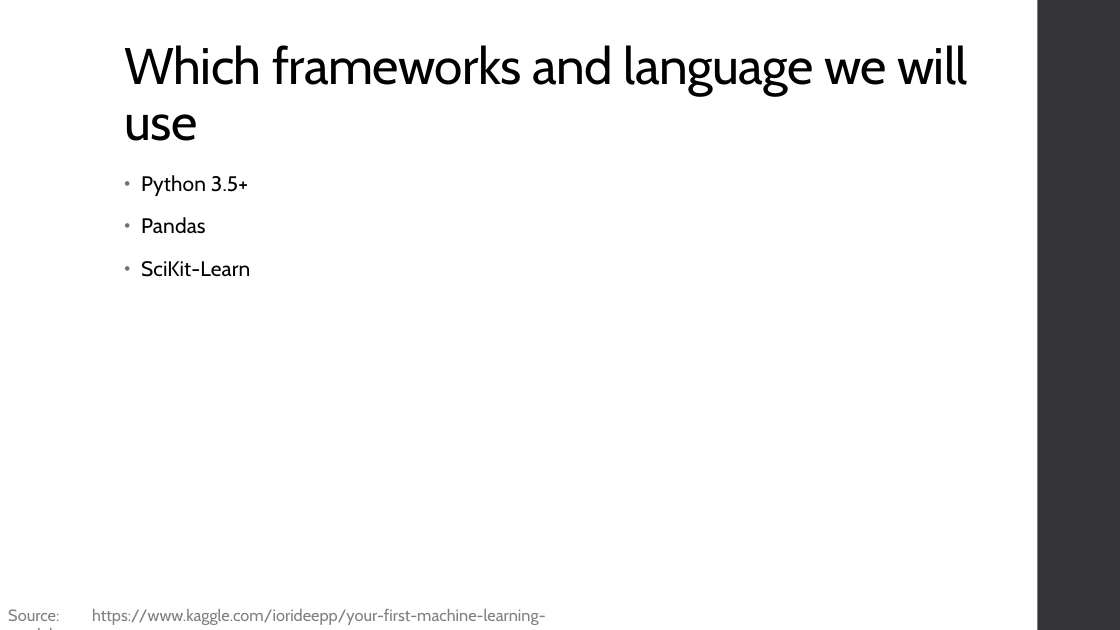
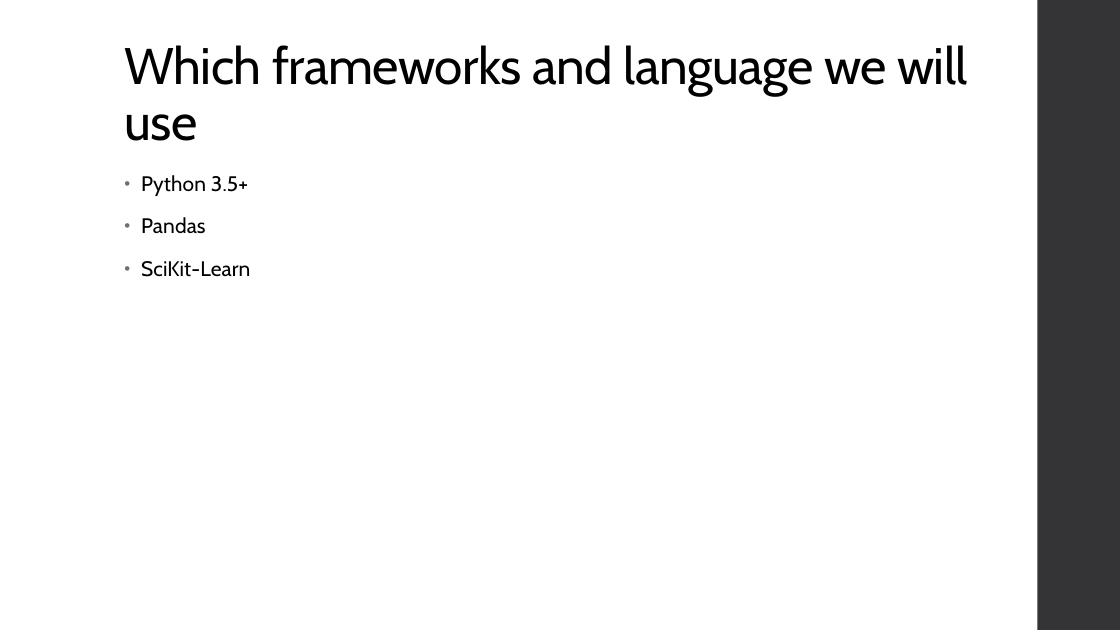
Before and after one commit to RobinRojowiec/your-first-model-ml-intro, a slide deck: slide 13 of presentation/Build your first ML Model.pptx. Drawn at 1120x630 pixels with LibreOffice and Linux fonts; fonts in the diff are those of the drawing. Boxes give left, top, right and bottom in pixels: in the first picture for what was removed or moved away, otherwise in the second. Text is boxed around its words. In the diff, an @@ line names an element or a change of style, - is before the commit and + after.

Commit message:
updated presentation

```diff
--- a/presentation/Build your first ML Model.pptx
+++ b/presentation/Build your first ML Model.pptx
@@ text removed at (x1=8, y1=609, x2=545, y2=625) @@
-Source: https://www.kaggle.com/iorideepp/your-first-machine-learning-model
```
Also in this commit, not shown: 1 other slide changed, 1 other file.
